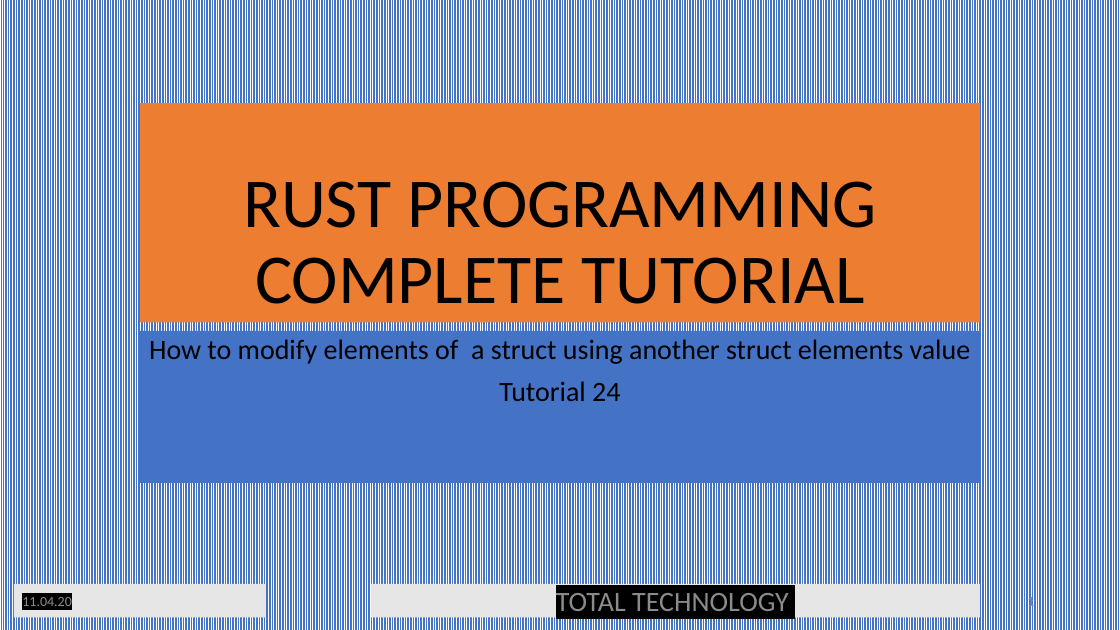
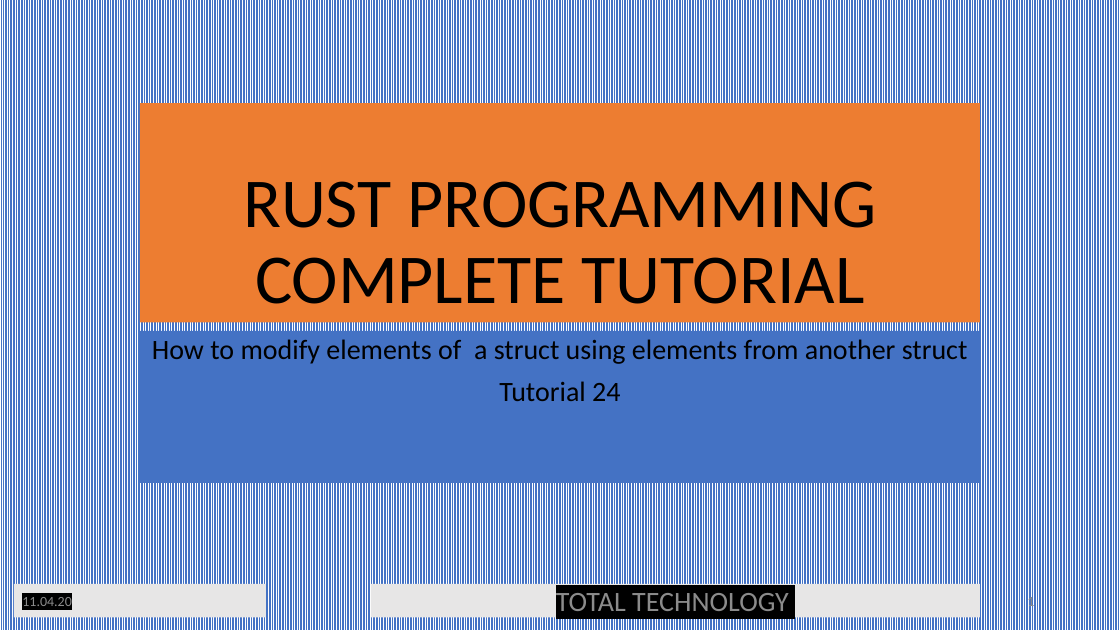
Before and after one commit to ujjwalvats16/source, a slide deck: slide 1 of RUST_TUTORIAL_24_SLIDE.pptx. Drawn at 1120x630 pixels with LibreOffice and Linux fonts; fonts in the diff are those of the drawing. Boxes give left, top, right and bottom in pixels: in the first picture for what was removed or moved away, otherwise in the second. Text is boxed around its words. In the diff, an @@ line names an element or a change of style, - is before the commit and + after.

```diff
--- a/RUST_TUTORIAL_24_SLIDE.pptx
+++ b/RUST_TUTORIAL_24_SLIDE.pptx
@@ subtitle at bbox=[152, 339, 968, 364]: text changed @@
-How to modify elements of a struct using another struct elements value
+How to modify elements of a struct using elements from another struct
```
Also in this commit, not shown: 1 other slide changed.
